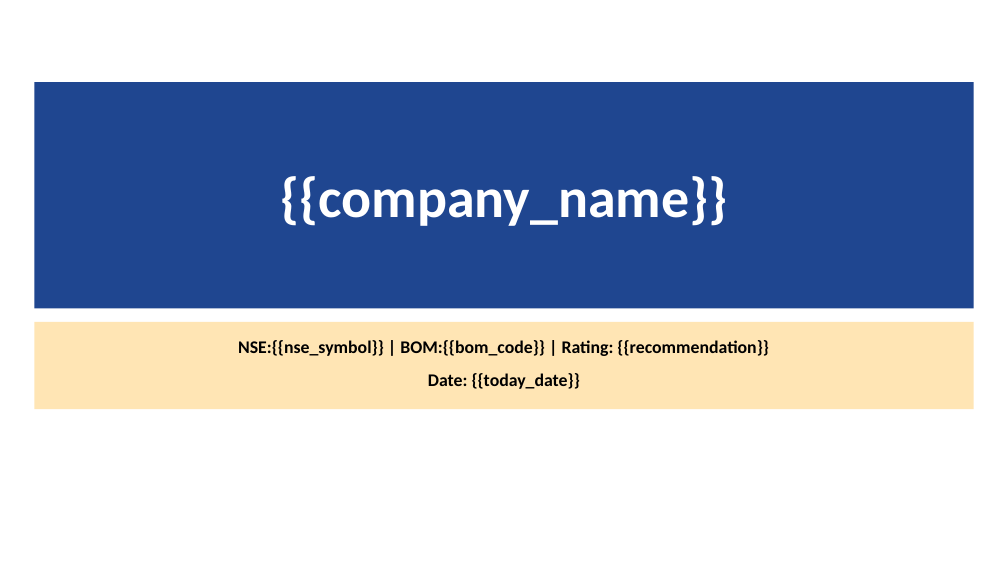
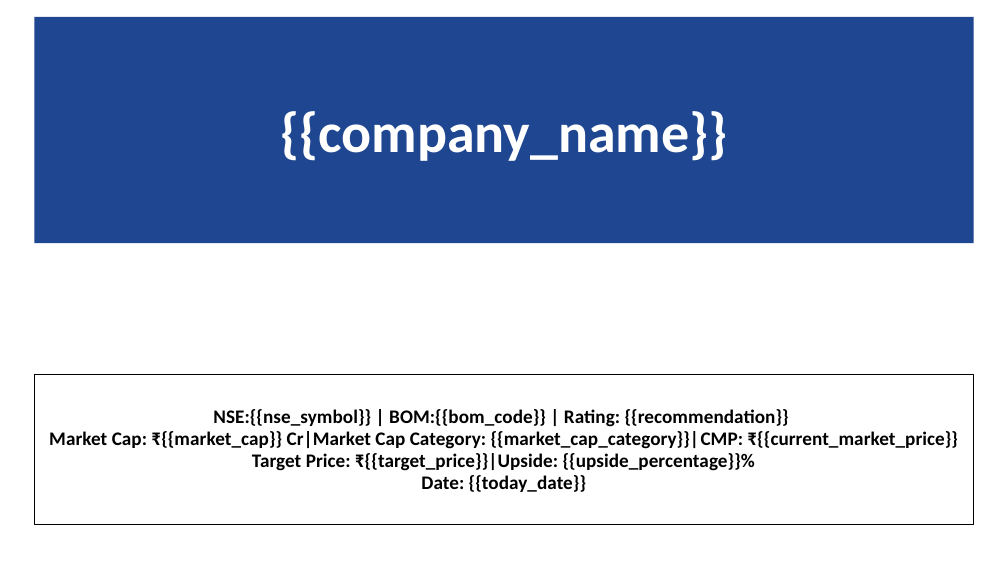
Before and after one commit to kishanyash/fluffy-lamp, a slide deck: slide 1 of master_template.pptx. Drawn at 1008x567 pixels with LibreOffice and Linux fonts; fonts in the diff are those of the drawing; background and template pictures are left out. Boxes give left, top, right and bottom in pixels: in the first picture for what was removed or moved away, otherwise in the second. Text is boxed around its words. In the diff, an @@ line names an element or a change of style, - is before the commit and + after.

```diff
--- a/master_template.pptx
+++ b/master_template.pptx
@@ title "{{company_name}}": place and size @@
-title "{{company_name}}" at (34, 82, 974, 307)
+title "{{company_name}}" at (34, 17, 974, 243)
@@ subtitle "NSE:{{nse_symbol}} | BOM:{{bom_code}} | Rating: ...": place and size @@
-subtitle "NSE:{{nse_symbol}} | BOM:{{bom_code}} | Rating: ..." at (34, 322, 974, 409)
+subtitle "NSE:{{nse_symbol}} | BOM:{{bom_code}} | Rating: ..." at (34, 374, 974, 525)
@@ subtitle "NSE:{{nse_symbol}} | BOM:{{bom_code}} | Rating: ..." at (34, 374, 974, 525): fill #FFE5B4 to #FFFFFF; outline none to #000000 0.75 pt @@
@@ subtitle at (213, 409, 789, 492): size 12.7 to 13.8 pt in "NSE:{{nse_symbol}} | BOM:{{bom_code}} | Rating: {{recommenda ...", "Date: {{today_date}}"; line spacing 0.75 to 0.95; less space between paragraphs @@
@@ subtitle at (49, 431, 958, 471): paragraphs added @@
+Market Cap: ₹{{market_cap}} Cr|Market Cap Category: {{market_cap_category}}|CMP: ₹{{current_market_price}}
+Target Price: ₹{{target_price}}|Upside: {{upside_percentage}}%
```
Also in this commit, not shown: 10 other slides changed, 1 slide added.
